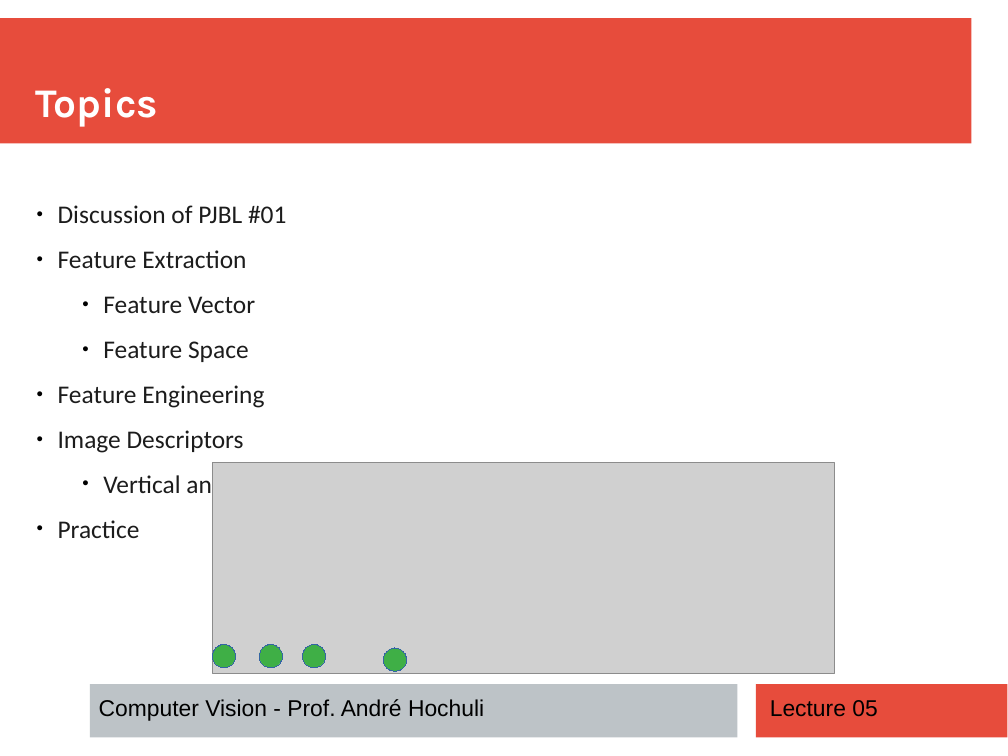
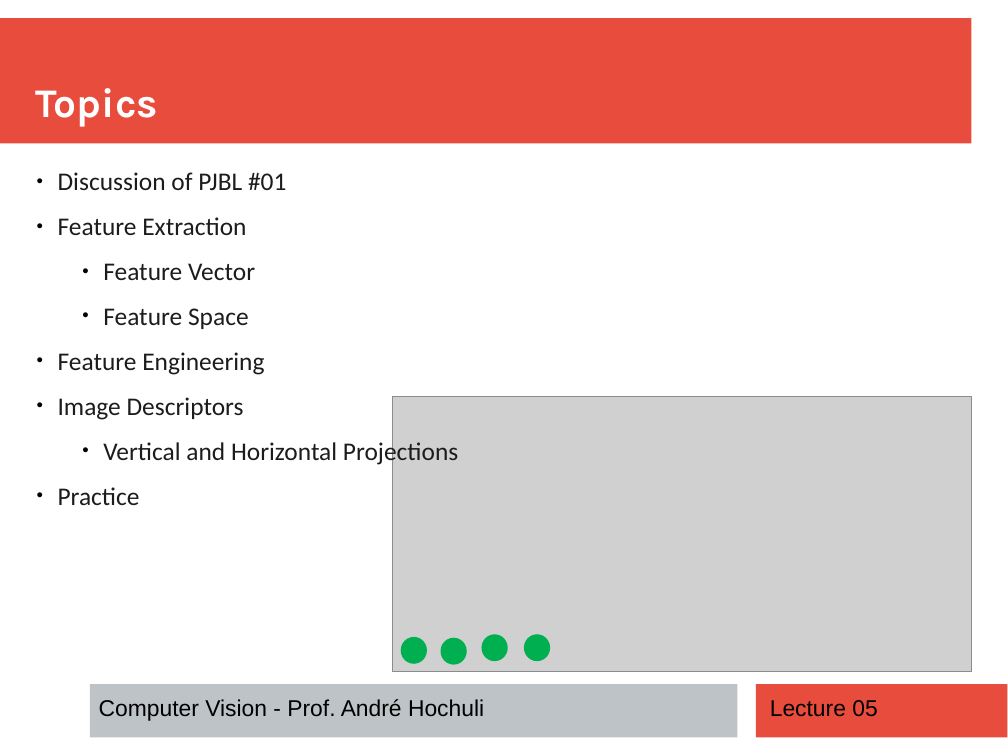
Before and after one commit to andrehochuli/teaching, a slide deck: slide 2 of ComputerVision/Lecture 05 - Feature Extraction/Lecture 05 - Feature Extraction.pptx. Drawn at 1008x756 pixels with LibreOffice and Linux fonts; fonts in the diff are those of the drawing; grey boxes stand for pictures. Boxes give left, top, right and bottom in pixels: in the first picture for what was removed or moved away, otherwise in the second. Text is boxed around its words. In the diff, an @@ line names an element or a change of style, - is before the commit and + after.

```diff
--- a/ComputerVision/Lecture 05 - Feature Extraction/Lecture 05 - Feature Extraction.pptx
+++ b/ComputerVision/Lecture 05 - Feature Extraction/Lecture 05 - Feature Extraction.pptx
@@ text "Discussion of PJBL #01" rewrapped from [58, 205, 286, 538] to [58, 172, 458, 505] @@
@@ picture added at [392, 396, 971, 672] @@
@@ picture removed at [212, 463, 834, 673] @@
@@ ellipse removed at [212, 645, 235, 668] @@
@@ ellipse removed at [260, 645, 283, 668] @@
@@ ellipse: place and size @@
-ellipse at [383, 649, 406, 671]
+ellipse at [402, 638, 426, 663]
@@ ellipse at [402, 638, 426, 663]: fill #3FAF46 to #00B050; outline #3465A4 0 pt to #00B050 2 pt @@
@@ ellipse at [442, 639, 466, 664]: fill #3FAF46 to #00B050; outline #3465A4 0 pt to #00B050 2 pt @@
@@ ellipse: place and size @@
-ellipse at [303, 645, 326, 668]
+ellipse at [442, 639, 466, 664]
@@ ellipse added at [483, 636, 507, 660], fill #00B050, outline #00B050 2 pt @@
@@ ellipse added at [525, 636, 549, 660], fill #00B050, outline #00B050 2 pt @@
```
Also in this commit, not shown: 10 other files.
